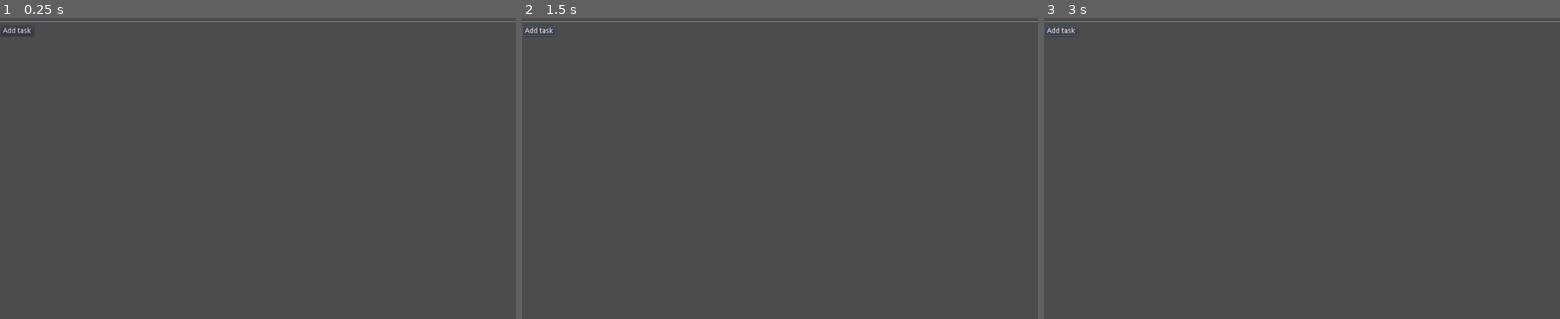
Above: before the commit, frames 1-3 (left to right).
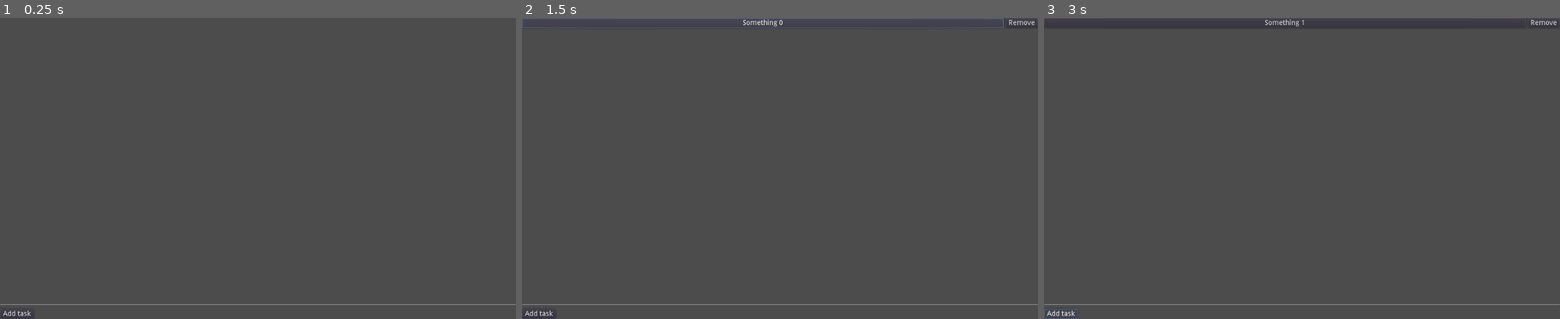
Above: after the commit, the same moments.

Repository: ghsoares/ReactGD
Game: Godot game, scene res://Scenes/Test3.tscn
The game is run twice, just before and just after one commit, with the same random seed, the same clock (stepped at 60 frames per second) and the same inputs. The project has no main scene, so this scene is started directly.
Inputs (mouse positions are in pixels of both pictures, inside the frame that each line leads up to):
- Up to frame 1 (0.25 s): no input
- Up to frame 2 (1.5 s): click "Add task" at 0.5 s; click "Add task" (after the commit: "Something 0") at 1.25 s
- Up to frame 3 (3 s): click (1544, 24) at 2 s, where only the run after the commit has a clickable "Remove"; click "Add task" at 2.75 s

The runs differ from the first frame. In frame 1, 0.5% of the frame differs, in the area x 0-100%, y 1-100%; in frame 2, 1.2%, in the area x 0-100%, y 0-100%; in frame 3, 0.9%.

Commit message:
Added support for component rendering

Diff:
--- a/Scenes/Test3.tscn
+++ b/Scenes/Test3.tscn
@@ -20,69 +20,76 @@
 anchor_right = 1.0
 anchor_bottom = 1.0
 
-[node name="VBoxContainer" type="VBoxContainer" parent="Concept/VBox"]
+[node name="ScrollContainer" type="ScrollContainer" parent="Concept/VBox"]
+margin_right = 1024.0
+margin_bottom = 564.0
+size_flags_horizontal = 3
+size_flags_vertical = 3
+
+[node name="VBoxContainer" type="VBoxContainer" parent="Concept/VBox/ScrollContainer"]
 margin_right = 1024.0
 margin_bottom = 68.0
+size_flags_horizontal = 3
 
-[node name="HBoxContainer" type="HBoxContainer" parent="Concept/VBox/VBoxContainer"]
+[node name="HBoxContainer" type="HBoxContainer" parent="Concept/VBox/ScrollContainer/VBoxContainer"]
 margin_right = 1024.0
 margin_bottom = 20.0
 
-[node name="Button" type="Button" parent="Concept/VBox/VBoxContainer/HBoxContainer"]
+[node name="Button" type="Button" parent="Concept/VBox/ScrollContainer/VBoxContainer/HBoxContainer"]
 margin_right = 956.0
 margin_bottom = 20.0
 size_flags_horizontal = 3
 text = "Something"
 
-[node name="Button2" type="Button" parent="Concept/VBox/VBoxContainer/HBoxContainer"]
+[node name="Button2" type="Button" parent="Concept/VBox/ScrollContainer/VBoxContainer/HBoxContainer"]
 margin_left = 960.0
 margin_right = 1024.0
 margin_bottom = 20.0
 text = "Remove"
 
-[node name="HBoxContainer2" type="HBoxContainer" parent="Concept/VBox/VBoxContainer"]
+[node name="HBoxContainer2" type="HBoxContainer" parent="Concept/VBox/ScrollContainer/VBoxContainer"]
 margin_top = 24.0
 margin_right = 1024.0
 margin_bottom = 44.0
 
-[node name="Button" type="Button" parent="Concept/VBox/VBoxContainer/HBoxContainer2"]
+[node name="Button" type="Button" parent="Concept/VBox/ScrollContainer/VBoxContainer/HBoxContainer2"]
 margin_right = 956.0
 margin_bottom = 20.0
 size_flags_horizontal = 3
 text = "Something"
 
-[node name="Button2" type="Button" parent="Concept/VBox/VBoxContainer/HBoxContainer2"]
+[node name="Button2" type="Button" parent="Concept/VBox/ScrollContainer/VBoxContainer/HBoxContainer2"]
 margin_left = 960.0
 margin_right = 1024.0
 margin_bottom = 20.0
 text = "Remove"
 
-[node name="HBoxContainer3" type="HBoxContainer" parent="Concept/VBox/VBoxContainer"]
+[node name="HBoxContainer3" type="HBoxContainer" parent="Concept/VBox/ScrollContainer/VBoxContainer"]
 margin_top = 48.0
 margin_right = 1024.0
 margin_bottom = 68.0
 
-[node name="Button" type="Button" parent="Concept/VBox/VBoxContainer/HBoxContainer3"]
+[node name="Button" type="Button" parent="Concept/VBox/ScrollContainer/VBoxContainer/HBoxContainer3"]
 margin_right = 956.0
 margin_bottom = 20.0
 size_flags_horizontal = 3
 text = "Something"
 
-[node name="Button2" type="Button" parent="Concept/VBox/VBoxContainer/HBoxContainer3"]
+[node name="Button2" type="Button" parent="Concept/VBox/ScrollContainer/VBoxContainer/HBoxContainer3"]
 margin_left = 960.0
 margin_right = 1024.0
 margin_bottom = 20.0
 text = "Remove"
 
 [node name="HSeparator" type="HSeparator" parent="Concept/VBox"]
-margin_top = 72.0
+margin_top = 568.0
 margin_right = 1024.0
-margin_bottom = 80.0
+margin_bottom = 576.0
 rect_min_size = Vector2( 0, 8 )
 
 [node name="Button" type="Button" parent="Concept/VBox"]
-margin_top = 84.0
+margin_top = 580.0
 margin_right = 124.0
-margin_bottom = 104.0
+margin_bottom = 600.0
 size_flags_horizontal = 0
 text = "Add a new button"
--- a/Scripts/RectGD.gd
+++ b/Scripts/RectGD.gd
@@ -60,6 +60,9 @@
 			# Create the node
 			node        = type.new() as Node
 
+			# Set the properties
+			_set_node_properties(comp, node, prot.props)
+
 			# Add as child of the parent node
 			parent.add_child(node, true)
 
@@ -70,14 +73,17 @@
 			# Get the node reference
 			node    = prev_prot.node as Node
 
+			# Update the properties
+			_set_node_properties(comp, node, prot.props)
+
+			# Mark as dirty, if is a component
+			component_mark_dirty(node)
+
 			# Set the render node reference
 			prot.node = node
 
 		# Set child index
 		parent.move_child(node, idx)
-
-		# Update the properties
-		_set_node_properties(comp, node, prot.props)
 
 		# Get the children
 		var children        := prot.get("children", {}) as Dictionary
--- a/Scripts/Test3.gd
+++ b/Scripts/Test3.gd
@@ -42,6 +42,7 @@
 				"type": Button,
 				"props": {
 					"text": "Remove",
+					"on_pressed": "on_remove_pressed"
 				},
 				"children": {}
 			}
@@ -49,7 +50,8 @@
 
 # Taks:
 # [x] Add a VBoxContainer
-# [ ] Add other components
+# [x] Add multiple Task components when added to state
+# [x] Remove Task components when button inside Task component is pressed
 
 # Called when this node enters the tree
 func _enter_tree() -> void:
@@ -61,7 +63,30 @@
 	# Update the component
 	ReactGD.component_update(self)
 
-# Called when
+# Called when the button is pressed
+func on_button_pressed() -> void:
+	# Get state
+	var state	:= ReactGD.component_get_state(self) as Dictionary
+
+	# Add task
+	state.tasks.append(str(state.inc))
+
+	# Increase increment
+	state.inc += 1
+
+	# Set state
+	ReactGD.component_set_state(self, state)
+
+# Called to remove a task
+func on_task_remove(task) -> void:
+	# Get state
+	var state	:= ReactGD.component_get_state(self) as Dictionary
+
+	# Remove task
+	state.tasks.erase(task)
+
+	# Set state
+	ReactGD.component_set_state(self, state)
 
 # Called to start this component
 func component_start() -> void:
@@ -84,7 +109,11 @@
 		tasks[task] = {
 			"type": Task,
 			"props": {
-				"id": task
+				"id": task,
+				"on_remove": {
+					"method": "on_task_remove",
+					"args": [task]
+				}
 			}
 		}
 
@@ -98,9 +127,20 @@
 				"anchor_bottom": 1,
 			},
 			"children": {
-				"tasks": {
-					"type": VBoxContainer,
-					"props": {}
+				"scroll": {
+					"type": ScrollContainer,
+					"props": {
+						"size_flags_vertical": Control.SIZE_EXPAND_FILL
+					},
+					"children": {
+						"tasks": {
+							"type": VBoxContainer,
+							"props": {
+								"size_flags_horizontal": Control.SIZE_EXPAND_FILL
+							},
+							"children": tasks
+						}
+					}
 				},
 				"spacer": {
 					"type": HSeparator,
@@ -112,7 +152,8 @@
 					"type": Button,
 					"props": {
 						"text": "Add task",
-						"size_flags_horizontal": 0
+						"size_flags_horizontal": 0,
+						"on_pressed": "on_button_pressed"
 					}
 				}
 			}
